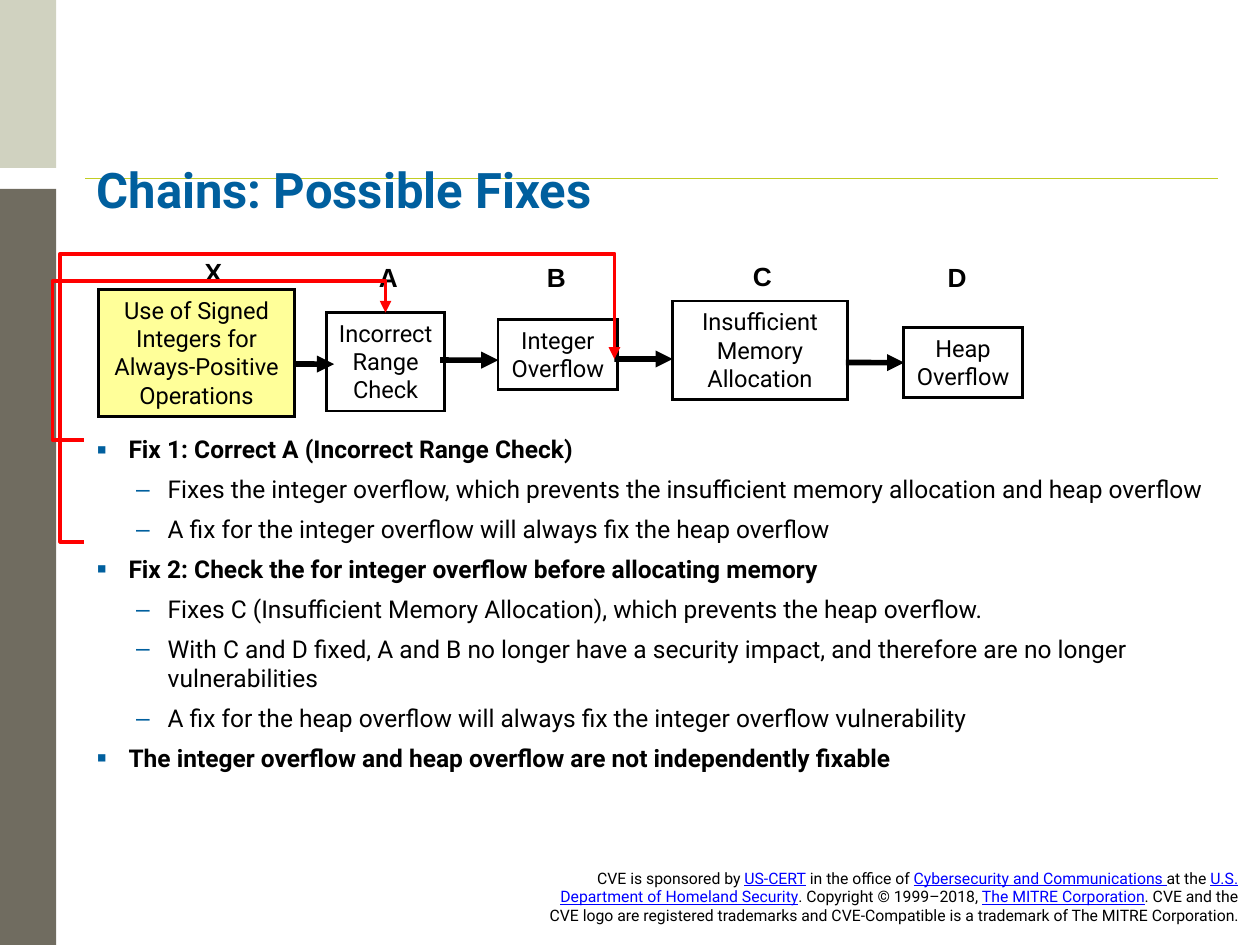
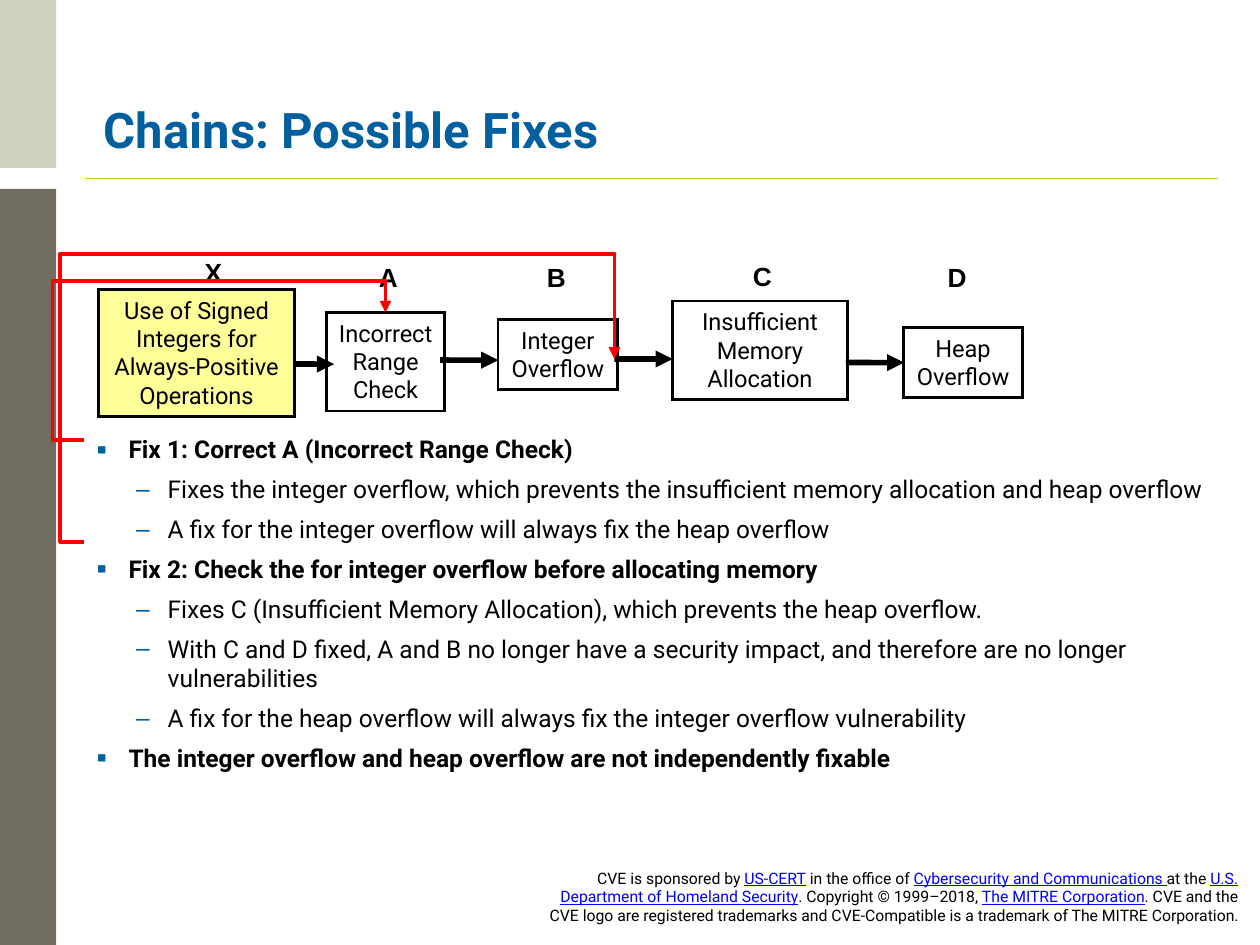
Before and after one commit to CVEProject/cveproject.github.io, a slide deck: slide 22 of docs/cna/CVE Counting Rules Training.pptx (slide 23 before the commit). Drawn at 1260x945 pixels with LibreOffice and Linux fonts; fonts in the diff are those of the drawing; background and template pictures are left out. Boxes give left, top, right and bottom in pixels: in the first picture for what was removed or moved away, otherwise in the second. Text is boxed around its words. In the diff, an @@ line names an element or a change of style, - is before the commit and + after.

```diff
--- a/docs/cna/CVE Counting Rules Training.pptx
+++ b/docs/cna/CVE Counting Rules Training.pptx
@@ title "Chains: Possible Fixes": place and size @@
-title "Chains: Possible Fixes" at <box>97,171,591,209</box>
+title "Chains: Possible Fixes" at <box>104,111,599,149</box>
```
Also in this commit, not shown: 18 other slides changed, 1 slide added, 2 slides removed.
